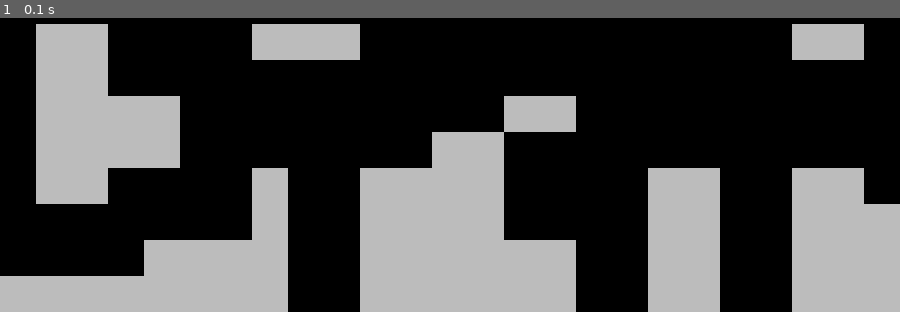
Above: before the commit, frame 1.
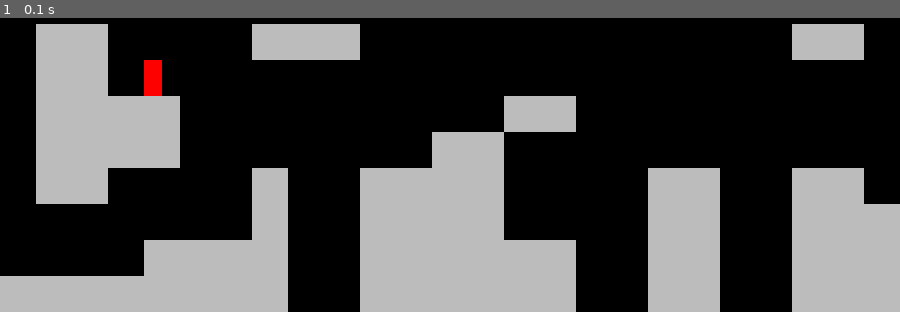
Above: after the commit, the same moment.

Repository: harryodubhghaill/pygame-platformer
Game: pygame game, started from main.py
The game is run twice, just before and just after one commit, with the same random seed, the same clock (stepped at 60 frames per second) and the same inputs.
Inputs:
- Up to frame 1 (0.1 s): no input

The runs differ from the first frame. In frame 1, 0.2% of the frame differs, in the area x 16-18%, y 14-27%.

Commit message:
add plater class and draw player to surface

Diff:
--- a/level.py
+++ b/level.py
@@ -1,6 +1,7 @@
 import pygame
 from tiles import Tile
 from settings import tile_size
+from player import Player
 
 class Level:
     def __init__(self, level_data, surface):
@@ -12,14 +13,26 @@
 
     def setup_level(self, layout):
         self.tiles = pygame.sprite.Group()
+        self.player = pygame.sprite.GroupSingle()
+
         for row_index, row in enumerate(layout):
             for col_index, cell in enumerate(row):
+                x = col_index * tile_size
+                y = row_index * tile_size
+
                 if cell == 'X':
-                    x = col_index * tile_size
-                    y = row_index * tile_size
                     tile = Tile((x, y), tile_size)
                     self.tiles.add(tile)
 
+                if cell == 'P':
+                    player_sprite = Player((x, y))
+                    self.player.add(player_sprite)
+
     def run(self):
+
+        # level tiles
         self.tiles.update(self.world_shift)
         self.tiles.draw(self.display_surface)
+
+        # player
+        self.player.draw(self.display_surface)
--- /dev/null
+++ b/player.py
@@ -0,0 +1,7 @@
+import pygame
+class Player(pygame.sprite.Sprite):
+    def __init__(self, pos):
+        super().__init__()
+        self.image = pygame.Surface((32,64))
+        self.image.fill('red')
+        self.rect = self.image.get_rect(topleft = pos)
--- a/settings.py
+++ b/settings.py
@@ -3,7 +3,7 @@
 '                            ',
 '                            ',
 ' XX    XXX            XX    ',
-' XX                         ',
+' XX P                       ',
 ' XXXX         XX         XX ',
 ' XXXX       XX              ',
 ' XX    X  XXXX    XX  XX    ',
